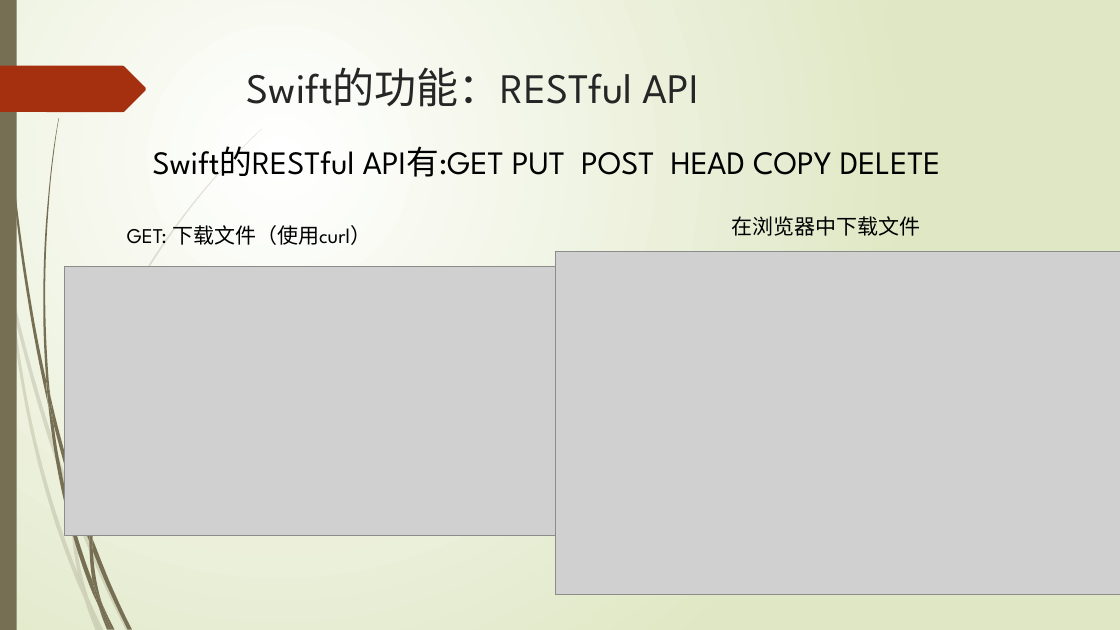
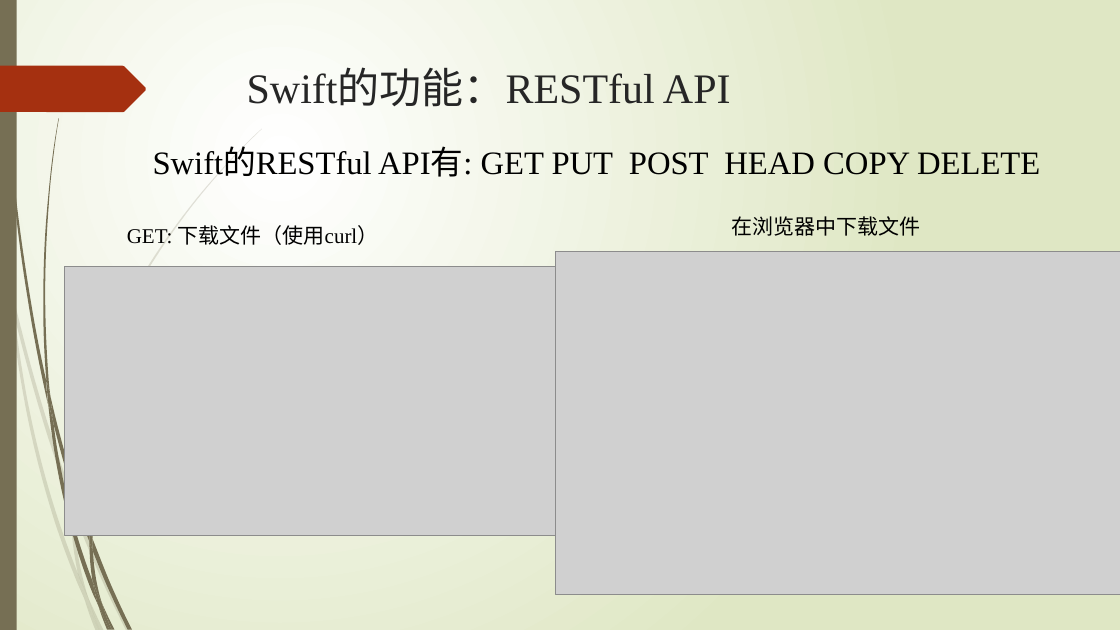
Before and after one commit to ys0232/SAIOinstall, a slide deck: slide 10 of 《海量对象文件存储》结题报告.pptx (slide 11 before the commit). Drawn at 1120x630 pixels with LibreOffice and Linux fonts; fonts in the diff are those of the drawing; grey boxes stand for pictures. Boxes give left, top, right and bottom in pixels: in the first picture for what was removed or moved away, otherwise in the second. Text is boxed around its words. In the diff, an @@ line names an element or a change of style, - is before the commit and + after.

```diff
--- a/《海量对象文件存储》结题报告.pptx
+++ b/《海量对象文件存储》结题报告.pptx
@@ title "Swift的功能：RESTful API" at [247, 70, 731, 107]: font League Spartan to Times New Roman @@
@@ text at [153, 148, 1040, 177]: text changed; font League Spartan to Times New Roman @@
-Swift的RESTful API有:GET PUT POST HEAD COPY DELETE
+Swift的RESTful API有: GET PUT POST HEAD COPY DELETE
@@ text "GET: 下载文件（使用curl）" at [127, 225, 379, 245]: font League Spartan to Times New Roman @@
```
Also in this commit, not shown: 10 other slides changed, 2 slides added, 2 slides removed, 11 other files.
